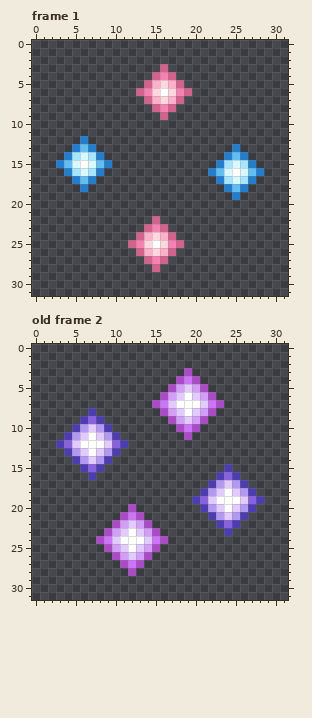
Pixel-art file: tileset-src/tileset-lexy-vfx-transmogrify.aseprite. This is how it looked before the edit.
32x32 pixels, 4 frames. Shown: frame 1, old frame 2. The commit also changed other frames, which this record leaves out.
Once edited:
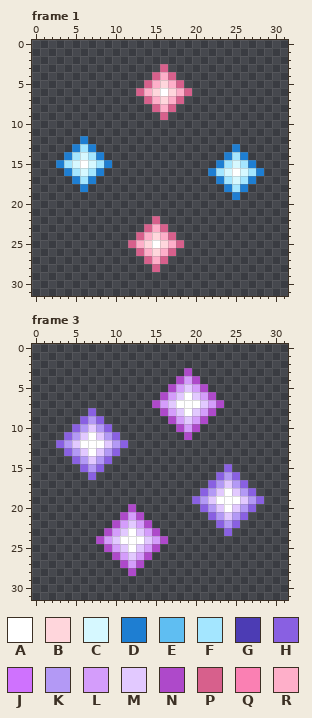
Palette (. is transparent): A #ffffff  B #ffd6dc  C #d6f8ff  D #1e7ed2  E #5fbef2  F #a4e6ff  G #4c3cb4  H #8960e2  J #cf72fe  K #b399f5  L #d49dfb  M #e2c9ff  N #ae49ca  P #d7608c  Q #fa80b3  R #feafc9
A new or re-ordered frame is compared with the old frame closest to it.
Changes in this commit:
frames re-ordered
Frame 1:
y 4: x 16 Q -> R
y 6: x 14 Q -> R; x 18 Q -> R
y 8: x 16 Q -> R
y 13: x 6 E -> F
y 14: x 25 E -> F
y 15: x 4 E -> F; x 8 E -> F
y 16: x 23 E -> F; x 27 E -> F
y 17: x 6 E -> F
y 18: x 25 E -> F
y 23: x 15 Q -> R
y 25: x 13 Q -> R; x 17 Q -> R
y 27: x 15 Q -> R
Frame 3 against old frame 2:
y 4: x 19 J -> L
y 7: x 16 J -> L; x 22 J -> L
y 8: x 7 G -> H
y 9: x 6..8 GHG -> HKH
y 10: x 5 G -> H; x 9 G -> H; x 19 J -> L
y 11: x 4 G -> H; x 10 G -> H
y 12: x 3..4 GH -> HK; x 10..11 HG -> KH
y 13: x 4 G -> H; x 10 G -> H
y 14: x 5 G -> H; x 9 G -> H
y 15: x 6..8 GHG -> HKH; x 24 G -> H
y 16: x 7 G -> H; x 23..25 GHG -> HKH
y 17: x 22 G -> H; x 26 G -> H
y 18: x 21 G -> H; x 27 G -> H
y 19: x 20..21 GH -> HK; x 27..28 HG -> KH
y 20: x 21 G -> H; x 27 G -> H
y 21: x 12 J -> L; x 22 G -> H; x 26 G -> H
y 22: x 23..25 GHG -> HKH
y 23: x 24 G -> H
y 24: x 9 J -> L; x 15 J -> L
y 27: x 12 J -> L
